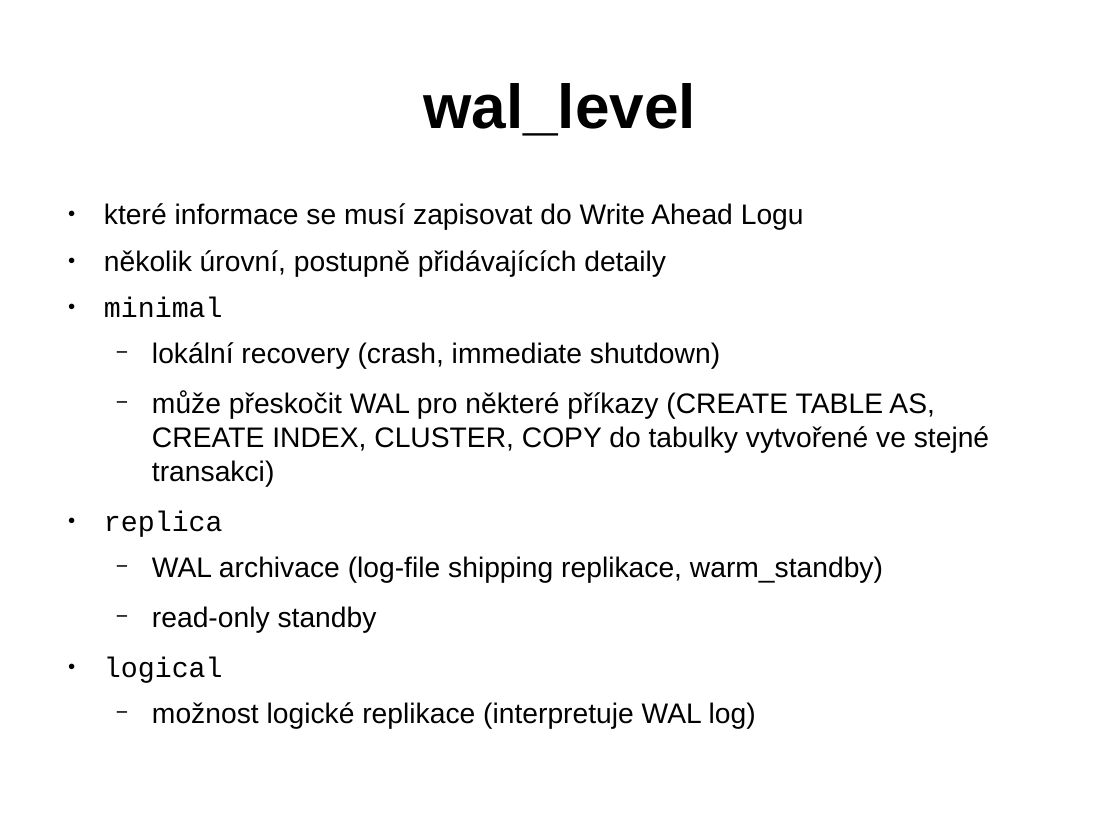
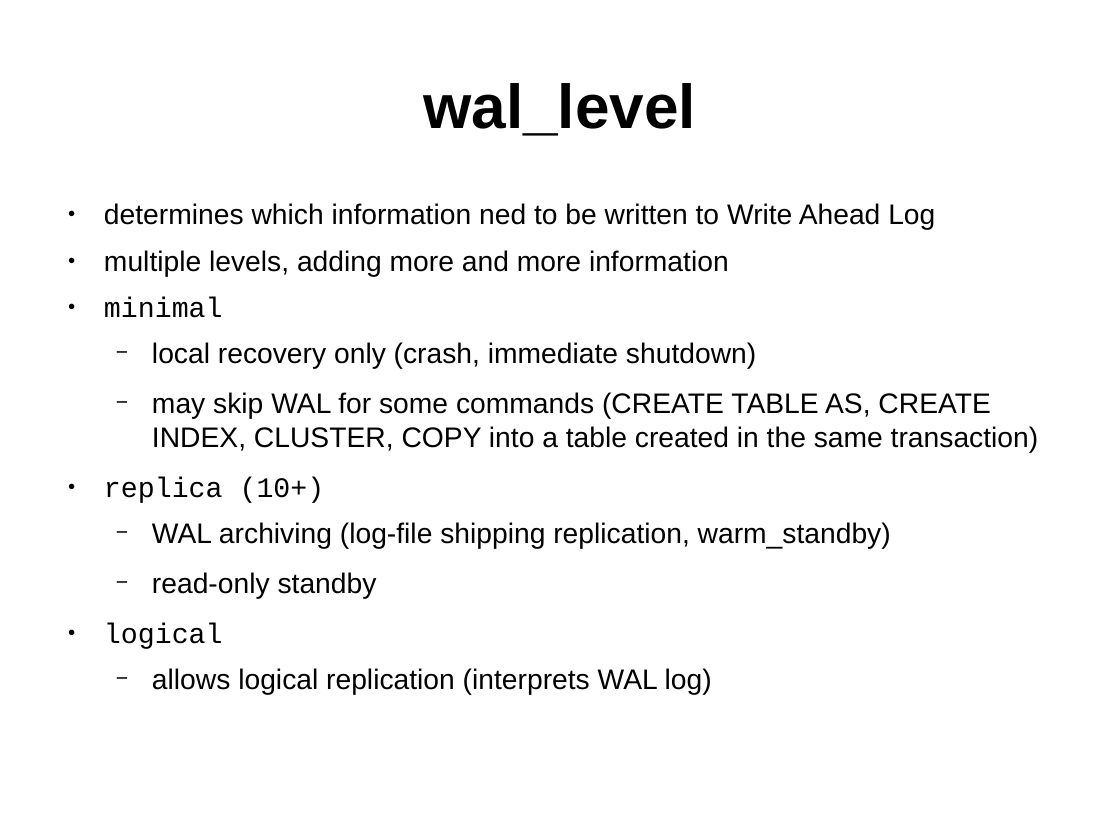
Before and after one commit to tvondra/perf_tuning_training, a slide deck: slide 15 of perf-tuning-training.odp. Drawn at 1120x840 pixels with LibreOffice and Linux fonts; fonts in the diff are those of the drawing. Boxes give left, top, right and bottom in pixels: in the first picture for what was removed or moved away, otherwise in the second. Text is boxed around its words. In the diff, an @@ line names an element or a change of style, - is before the commit and + after.

```diff
--- a/perf-tuning-training.odp
+++ b/perf-tuning-training.odp
@@ text at box(104, 203, 935, 277): text changed @@
-● které informace se musí zapisovat do Write Ahead Logu
-● několik úrovní, postupně přidávajících detaily
+● determines which information ned to be written to Write Ahead Log
+● multiple levels, adding more and more information
@@ text at box(104, 342, 1039, 549): text changed @@
-  − lokální recovery (crash, immediate shutdown)
-  − může přeskočit WAL pro některé příkazy (CREATE TABLE AS, CREATE INDEX, CLUSTER, COPY do tabulky vytvořené ve stejné transakci)
-● replica
-  − WAL archivace (log-file shipping replikace, warm_standby)
+  − local recovery only (crash, immediate shutdown)
+  − may skip WAL for some commands (CREATE TABLE AS, CREATE INDEX, CLUSTER, COPY into a table created in the same transaction)
+● replica (10+)
+  − WAL archiving (log-file shipping replication, warm_standby)
@@ text at box(152, 668, 712, 695): text changed @@
-  − možnost logické replikace (interpretuje WAL log)
+  − allows logical replication (interprets WAL log)
```
Also in this commit, not shown: 24 other slides changed, 13 slides added, 25 slides removed, 1 other file.
